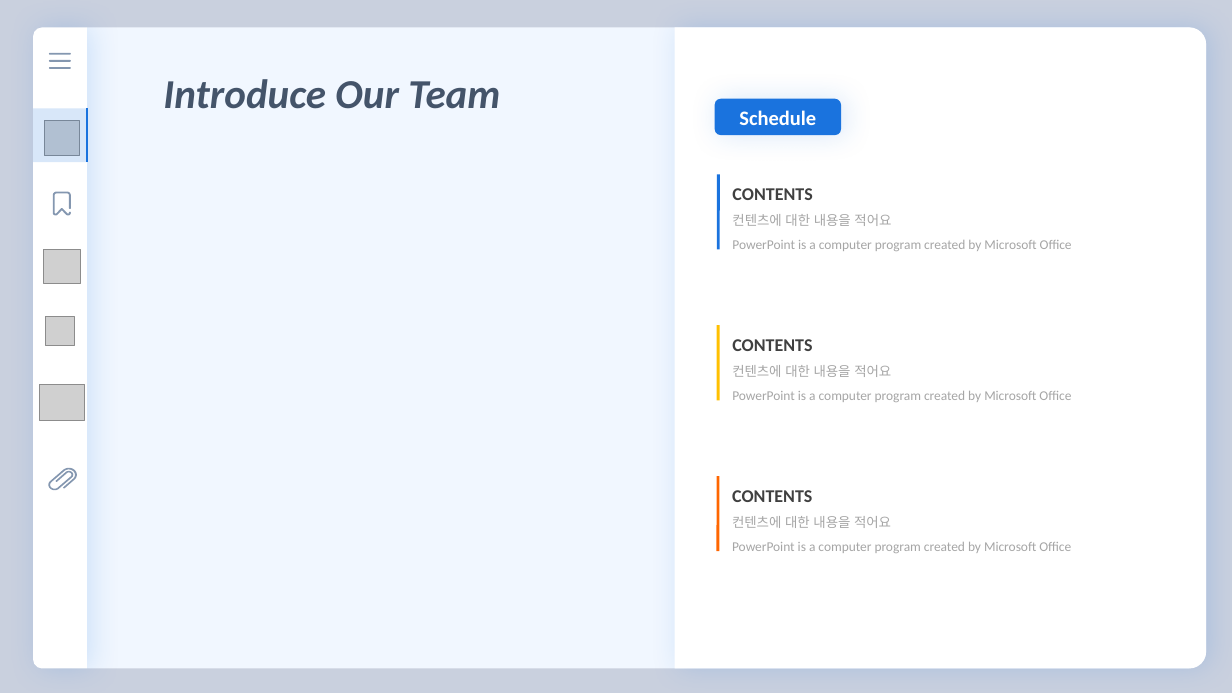
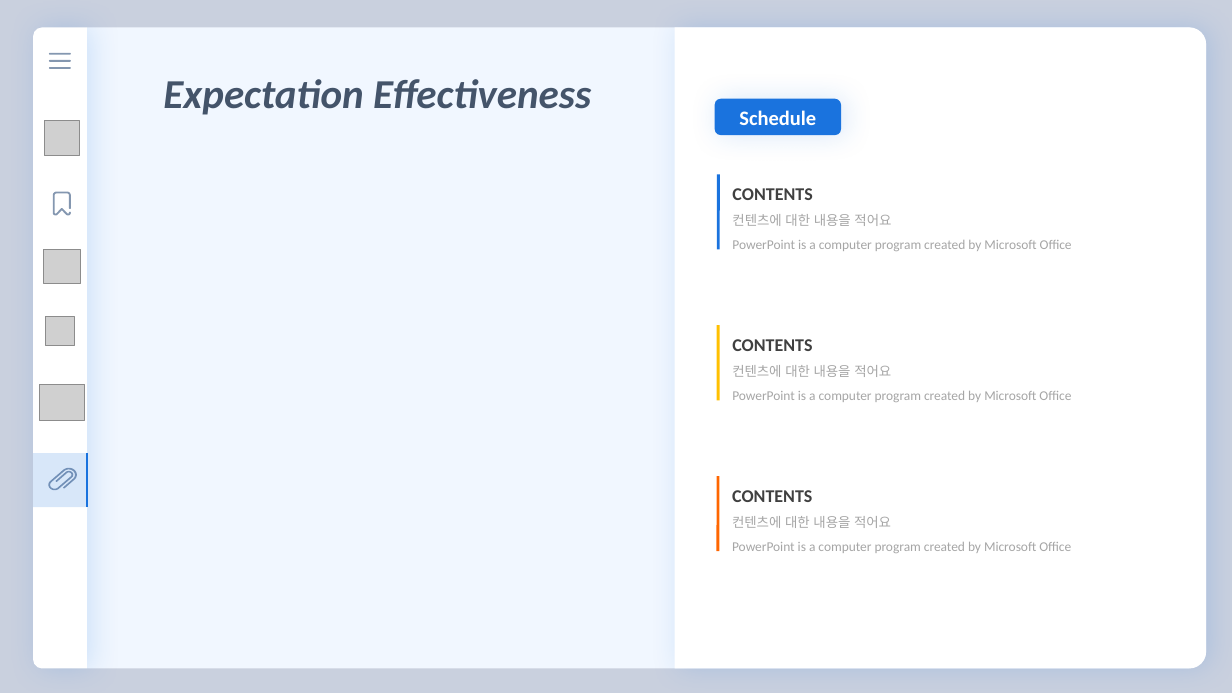
Before and after one commit to florentious/AutoGenerating_VariableName, a slide deck: slide 16 of Text/Presentation/presentation_ver0.2.pptm (slide 14 before the commit). Drawn at 1232x693 pixels with LibreOffice and Linux fonts; fonts in the diff are those of the drawing; grey boxes stand for pictures. Boxes give left, top, right and bottom in pixels: in the first picture for what was removed or moved away, otherwise in the second. Text is boxed around its words. In the diff, an @@ line names an element or a change of style, - is before the commit and + after.

```diff
--- a/Text/Presentation/presentation_ver0.2.pptm
+++ b/Text/Presentation/presentation_ver0.2.pptm
@@ text at [163,79,591,115]: text changed @@
-Introduce Our Team
+Expectation Effectiveness
@@ table: place and size @@
-table at [33,108,87,162]
+table at [33,453,87,506]
```
Also in this commit, not shown: 8 other slides changed, 8 slides added, 5 slides removed, 1 other file.
